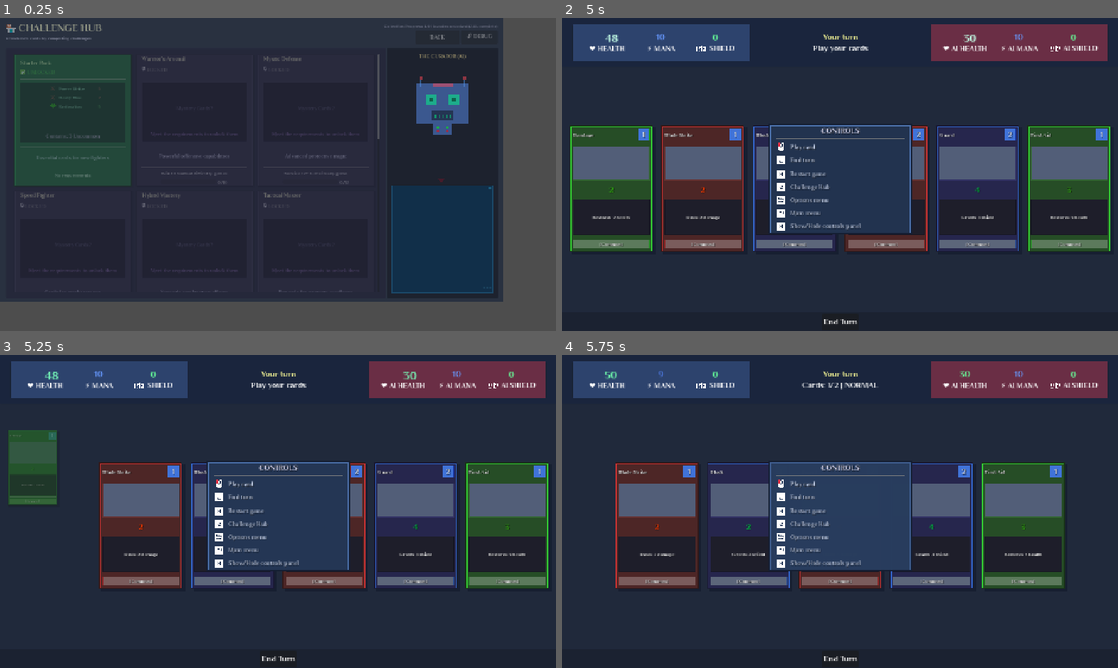
Above: before the commit, frames 1-4 (two rows, left to right).
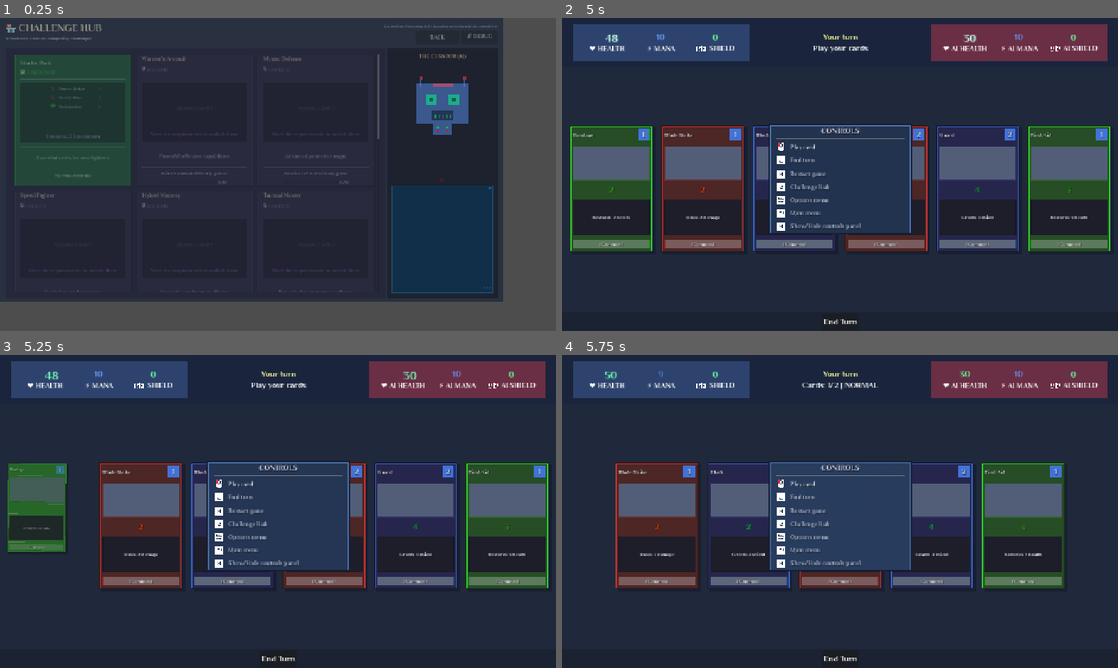
Above: after the commit, the same moments.

Repository: lextrack/Card-Vault-Keeper-Arena
Game: Godot game, scene res://scenes/ChallengeHub.tscn
Two runs of this game, one before a commit and one after it. Both use one fixed random seed, a clock stepped at 60 frames per second and the inputs below. This scene is started directly instead of the project's main scene. Video files are missing from this copy of the repository; at most half a second of black plays in their place. Sound files missing from this copy of the repository are replaced by a short silence.
Inputs (mouse positions are in pixels of both pictures, inside the frame that each line leads up to):
- Up to frame 1 (0.25 s): no input
- Up to frame 2 (5 s): tap Enter (game_select) at 0.5 s; move the mouse to (962, 158) at 0.52 s; hold Right (ui_right) 0.53-1.28 s; hold C (ChallengeHub_access) 0.53-1.28 s; click (962, 158) at 0.67 s; move the mouse to (728, 190) at 1.27 s; hold Escape (game_back) 1.28-2 s; tap Space (end_turn_specific) at 1.35 s; click (728, 190) at 1.42 s; click "START GAME" at 2 s; click "START GAME" at 2.75 s; click "PLAY NORMAL" at 3.5 s; move the mouse to (895, 105) at 4.27 s; hold Right (ui_right) from 4.28 s (still down); hold H (game_controls) from 4.28 s (still down); click (895, 105) at 4.42 s
- Up to frame 3 (5.25 s): move the mouse to (50, 524) at 5.02 s; release Right (ui_right) at 5.03 s; release H (game_controls) at 5.03 s; hold Up (ui_up) from 5.03 s (still down); tap Enter (game_select) at 5.1 s; click (50, 524) at 5.17 s
- Up to frame 4 (5.75 s): keep holding Up (ui_up)

Frames 1-2 are identical in both runs. In frame 3, 2.8% of the frame differs, in the area x 1-12%, y 24-63%; in frame 4, nothing differs.

Commit message:
Minor changes in UIManager, Card and InputManager

Diff:
--- a/scripts/Card.gd
+++ b/scripts/Card.gd
@@ -31,25 +31,15 @@
 var is_hovered: bool = false
 var is_playable: bool = true
 var is_being_played: bool = false
-var animation_in_progress: bool = false
-var has_played_epic_animation: bool = false
-var input_method_override: String = ""
-
-var gamepad_selection_applied: bool = false
-var gamepad_hover_active: bool = false
-
+var gamepad_selected: bool = false
 var current_tween: Tween
 
-const HOVER_SCALE_MULTIPLIER = 1.06
-const GAMEPAD_SCALE_MULTIPLIER = 1.08
-const GAMEPAD_SELECTION_SCALE_MULTIPLIER = 1.12
-const ANIMATION_SPEED_FAST = 0.12
-const ANIMATION_SPEED_NORMAL = 0.18
-const ANIMATION_SPEED_SLOW = 0.25
+const HOVER_SCALE = 1.07
+const GAMEPAD_SCALE = 1.07
+const ANIMATION_SPEED = 0.15
 
 func _ready():
 	original_scale = scale
-	original_position = position
 
 	if card_data:
 		update_display()
@@ -66,134 +56,65 @@
 	return card_data
 
 func animate_mana_insufficient():
-	if not _can_animate():
-		return
-
-	_start_animation()
-	_kill_current_tween()
-
-	current_tween = create_tween()
-	current_tween.set_parallel(true)
-
-	var shake_positions = [
-		original_position + Vector2(3, 0),
-		original_position + Vector2(-3, 0),
-		original_position + Vector2(2, 0),
-		original_position + Vector2(-2, 0),
-		original_position
-	]
-
-	for i in range(shake_positions.size()):
-		var delay = i * 0.04
-		current_tween.tween_property(self, "position", shake_positions[i], 0.04).set_delay(delay)
-
-	var error_color = Color.RED
-	var original_cost_color = get_card_type_colors(card_data.card_type).cost_bg
-
-	current_tween.tween_property(cost_bg, "color", error_color, 0.1)
-	current_tween.tween_property(cost_label, "modulate", Color(1.5, 0.3, 0.3, 1.0), 0.1)
-	current_tween.tween_property(card_border, "modulate", Color(1.3, 0.5, 0.5, 1.0), 0.1)
-
-	current_tween.tween_property(cost_bg, "color", original_cost_color, 0.15).set_delay(0.15)
-	current_tween.tween_property(cost_label, "modulate", Color.WHITE, 0.15).set_delay(0.15)
-	current_tween.tween_property(card_border, "modulate", Color.WHITE, 0.15).set_delay(0.15)
-
-	await current_tween.finished
-	_end_animation()
+	if is_being_played:
+		return
+
+	_stop_current_tween()
+	current_tween = create_tween()
+	current_tween.set_parallel(true)
+
+	current_tween.tween_property(self, "rotation", deg_to_rad(3), 0.05)
+	current_tween.tween_property(self, "rotation", deg_to_rad(-3), 0.05).set_delay(0.05)
+	current_tween.tween_property(self, "rotation", 0.0, 0.05).set_delay(0.1)
+	current_tween.tween_property(cost_bg, "color", Color.RED, 0.1)
+	current_tween.tween_property(cost_bg, "color", get_card_type_colors(card_data.card_type).cost_bg, 0.1).set_delay(0.1)
 
 func apply_gamepad_selection_style():
-	if gamepad_selection_applied or not _can_animate() or is_being_played:
-		return
-
-	if is_hovered:
-		_remove_hover_effects()
-		is_hovered = false
-
-	gamepad_selection_applied = true
-	gamepad_hover_active = true
-
-	_kill_current_tween()
-
-	current_tween = create_tween()
-	current_tween.set_parallel(true)
-
-	current_tween.tween_property(self, "scale", original_scale * GAMEPAD_SELECTION_SCALE_MULTIPLIER, ANIMATION_SPEED_FAST).set_ease(Tween.EASE_OUT).set_trans(Tween.TRANS_BACK)
-	current_tween.tween_property(self, "z_index", 10, 0.05)
-
-	var gamepad_modulate = Color(1.15, 1.15, 1.1, 1.0) if is_playable else Color(0.8, 0.8, 0.9, 1.0)
-	current_tween.tween_property(self, "modulate", gamepad_modulate, ANIMATION_SPEED_FAST)
-
-	var border_glow = Color(1.3, 1.3, 1.2, 1.0)
-	current_tween.tween_property(card_border, "modulate", border_glow, ANIMATION_SPEED_FAST)
-
-	current_tween.finished.connect(func():
-		if gamepad_selection_applied and not animation_in_progress:
-			_start_gamepad_pulse_animation()
-	)
-
-func _start_gamepad_pulse_animation():
-	if not gamepad_selection_applied or animation_in_progress:
-		return
-
-	_kill_current_tween()
-	current_tween = create_tween()
-	current_tween.set_loops()
-
-	var pulse_scale_min = original_scale * 1.06
-	var pulse_scale_max = original_scale * 1.10
-
-	current_tween.tween_property(self, "scale", pulse_scale_max, 0.8).set_ease(Tween.EASE_IN_OUT)
-	current_tween.tween_property(self, "scale", pulse_scale_min, 0.8).set_ease(Tween.EASE_IN_OUT)
+	if gamepad_selected or is_being_played:
+		return
+
+	gamepad_selected = true
+	is_hovered = false
+
+	_stop_current_tween()
+	current_tween = create_tween()
+	current_tween.set_parallel(true)
+
+	current_tween.tween_property(self, "scale", original_scale * GAMEPAD_SCALE, ANIMATION_SPEED)
+	current_tween.tween_property(self, "z_index", 10, ANIMATION_SPEED)
+	current_tween.tween_property(self, "modulate", Color(1.1, 1.1, 1.0, 1.0), ANIMATION_SPEED)
+	current_tween.tween_property(card_border, "modulate", Color(1.2, 1.2, 1.0, 1.0), ANIMATION_SPEED)
 
 func remove_gamepad_selection_style():
-	if not gamepad_selection_applied:
-		return
-
-	gamepad_selection_applied = false
-	gamepad_hover_active = false
-
-	_kill_current_tween()
-
-	current_tween = create_tween()
-	current_tween.set_parallel(true)
-
-	current_tween.tween_property(self, "scale", original_scale, ANIMATION_SPEED_NORMAL).set_ease(Tween.EASE_OUT)
-	current_tween.tween_property(self, "z_index", 0, ANIMATION_SPEED_FAST)
-	current_tween.tween_property(card_border, "modulate", Color.WHITE, ANIMATION_SPEED_NORMAL)
+	if not gamepad_selected:
+		return
+
+	gamepad_selected = false
+
+	_stop_current_tween()
+	current_tween = create_tween()
+	current_tween.set_parallel(true)
+
+	current_tween.tween_property(self, "scale", original_scale, ANIMATION_SPEED)
+	current_tween.tween_property(self, "z_index", 0, ANIMATION_SPEED)
+	current_tween.tween_property(card_border, "modulate", Color.WHITE, ANIMATION_SPEED)
 
 	var target_modulate = Color.WHITE if is_playable else Color(0.4, 0.4, 0.4, 0.7)
-	current_tween.tween_property(self, "modulate", target_modulate, ANIMATION_SPEED_NORMAL)
+	current_tween.tween_property(self, "modulate", target_modulate, ANIMATION_SPEED)
 
 func play_disabled_animation():
-	if not _can_animate():
-		return
-
-	_start_animation()
-	_kill_current_tween()
-
-	current_tween = create_tween()
-	current_tween.set_parallel(true)
-
-	var shake_positions = [
-		original_position + Vector2(2, 0),
-		original_position + Vector2(-2, 0),
-		original_position + Vector2(1, 0),
-		original_position + Vector2(-1, 0),
-		original_position
-	]
-
-	for i in range(shake_positions.size()):
-		var delay = i * 0.05
-		current_tween.tween_property(self, "position", shake_positions[i], 0.05).set_delay(delay)
-
-	var original_modulate = modulate
-	var disabled_color = Color(1.2, 0.8, 0.8, 1.0)
-
-	current_tween.tween_property(self, "modulate", disabled_color, 0.1)
-	current_tween.tween_property(self, "modulate", original_modulate, 0.15).set_delay(0.1)
-
-	await current_tween.finished
-	_end_animation()
+	if is_being_played:
+		return
+
+	_stop_current_tween()
+	current_tween = create_tween()
+	current_tween.set_parallel(true)
+
+	current_tween.tween_property(self, "rotation", deg_to_rad(2), 0.05)
+	current_tween.tween_property(self, "rotation", deg_to_rad(-2), 0.05).set_delay(0.05)
+	current_tween.tween_property(self, "rotation", 0.0, 0.05).set_delay(0.1)
+	current_tween.tween_property(self, "modulate", Color(1.2, 0.8, 0.8, 1.0), 0.1)
+	current_tween.tween_property(self, "modulate", Color.WHITE if is_playable else Color(0.4, 0.4, 0.4, 0.7), 0.1).set_delay(0.1)
 
 func play_card_animation():
 	if is_being_played:
@@ -201,46 +122,35 @@
 
 	is_being_played = true
 	card_played.emit(self)
-	_kill_current_tween()
-
-	current_tween = create_tween()
-	current_tween.set_parallel(true)
-
-	current_tween.tween_property(self, "position", position + Vector2(0, -80), 0.12).set_ease(Tween.EASE_IN).set_trans(Tween.TRANS_BACK)
-	current_tween.tween_property(self, "scale", Vector2(0.6, 0.6), 0.12).set_ease(Tween.EASE_IN)
-	current_tween.tween_property(self, "modulate:a", 0.0, 0.18).set_ease(Tween.EASE_IN)
+
+	_stop_current_tween()
+	current_tween = create_tween()
+	current_tween.set_parallel(true)
+
+	current_tween.tween_property(self, "scale", Vector2(0.3, 0.3), 0.3)
+	current_tween.tween_property(self, "modulate", Color.TRANSPARENT, 0.3)
+	current_tween.tween_property(self, "rotation", deg_to_rad(1), 0.2)
 
 	await current_tween.finished
 	queue_free()
 
 func _on_mouse_entered():
-	if is_being_played or mouse_filter == Control.MOUSE_FILTER_IGNORE:
+	if is_being_played or gamepad_selected or mouse_filter == Control.MOUSE_FILTER_IGNORE:
 		return
 
 	var main_scene_node = get_tree().get_first_node_in_group("main_scene")
 	var input_manager = main_scene_node.input_manager if main_scene_node else null
 
-	if input_manager:
-		if input_manager.gamepad_mode and gamepad_selection_applied:
-			return
-		elif input_manager.gamepad_mode:
-			input_method_override = "mouse"
-
-	if not is_hovered and is_playable and _can_animate():
+	if input_manager and input_manager.gamepad_mode:
+		return
+
+	if not is_hovered and is_playable:
 		is_hovered = true
 		card_hovered.emit(self)
 		_apply_hover_effects()
 
 func _on_mouse_exited():
-	if is_being_played or not is_hovered:
-		return
-
-	if input_method_override == "mouse":
-		input_method_override = ""
-
-	var main_scene_node = get_tree().get_first_node_in_group("main_scene")
-	var input_manager = main_scene_node.input_manager if main_scene_node else null
-	if input_manager and input_manager.gamepad_mode and gamepad_selection_applied:
+	if is_being_played or not is_hovered or gamepad_selected:
 		return
 
 	is_hovered = false
@@ -248,29 +158,27 @@
 	_remove_hover_effects()
 
 func _apply_hover_effects():
-	_kill_current_tween()
-	current_tween = create_tween()
-	current_tween.set_parallel(true)
-
-	current_tween.tween_property(self, "scale", original_scale * HOVER_SCALE_MULTIPLIER, ANIMATION_SPEED_FAST).set_ease(Tween.EASE_OUT).set_trans(Tween.TRANS_QUART)
-	current_tween.tween_property(self, "z_index", 5, 0.05)
-
-	var hover_modulate = Color(1.08, 1.08, 1.08, 1.0)
-	current_tween.tween_property(self, "modulate", hover_modulate, ANIMATION_SPEED_FAST)
+	_stop_current_tween()
+	current_tween = create_tween()
+	current_tween.set_parallel(true)
+
+	current_tween.tween_property(self, "scale", original_scale * HOVER_SCALE, ANIMATION_SPEED)
+	current_tween.tween_property(self, "z_index", 5, ANIMATION_SPEED)
+	current_tween.tween_property(self, "modulate", Color(1.05, 1.05, 1.05, 1.0), ANIMATION_SPEED)
 
 func _remove_hover_effects():
-	_kill_current_tween()
-	current_tween = create_tween()
-	current_tween.set_parallel(true)
-
-	current_tween.tween_property(self, "scale", original_scale, ANIMATION_SPEED_NORMAL).set_ease(Tween.EASE_OUT)
-	current_tween.tween_property(self, "z_index", 0, ANIMATION_SPEED_FAST)
+	_stop_current_tween()
+	current_tween = create_tween()
+	current_tween.set_parallel(true)
+
+	current_tween.tween_property(self, "scale", original_scale, ANIMATION_SPEED)
+	current_tween.tween_property(self, "z_index", 0, ANIMATION_SPEED)
 
 	var target_modulate = Color.WHITE if is_playable else Color(0.4, 0.4, 0.4, 0.7)
-	current_tween.tween_property(self, "modulate", target_modulate, ANIMATION_SPEED_NORMAL)
+	current_tween.tween_property(self, "modulate", target_modulate, ANIMATION_SPEED)
 
 func has_gamepad_selection_applied() -> bool:
-	return gamepad_selection_applied
+	return gamepad_selected
 
 func set_playable(playable: bool):
 	if is_being_played:
@@ -278,7 +186,7 @@
 
 	is_playable = playable
 
-	_kill_current_tween()
+	_stop_current_tween()
 	current_tween = create_tween()
 
 	if playable:
@@ -286,39 +194,26 @@
 		mouse_filter = Control.MOUSE_FILTER_PASS
 		set_mouse_filter_recursive(self)
 	else:
-		current_tween.tween_property(self, "modulate", Color(0.4, 0.4, 0.4, 0.7), 0.15)
-		if not gamepad_selection_applied:
+		current_tween.tween_property(self, "modulate", Color(0.4, 0.4, 0.4, 0.7), 0.2)
+		if not gamepad_selected:
 			mouse_filter = Control.MOUSE_FILTER_IGNORE
 
 		if is_hovered:
 			_remove_hover_effects()
 			is_hovered = false
 
-func _can_animate() -> bool:
-	return not is_being_played and not animation_in_progress
-
-func _start_animation():
-	animation_in_progress = true
-
-func _end_animation():
-	animation_in_progress = false
-
-func _kill_current_tween():
-	if current_tween and current_tween.is_valid():
-		current_tween.kill()
-		current_tween = null
-
 func force_reset_visual_state():
-	_kill_current_tween()
-
-	gamepad_selection_applied = false
-	gamepad_hover_active = false
-	animation_in_progress = false
-	input_method_override = ""
+	_stop_current_tween()
+
+	gamepad_selected = false
+	is_hovered = false
 
 	scale = original_scale
 	z_index = 0
 	rotation = 0.0
+
+	if card_border:
+		card_border.modulate = Color.WHITE
 
 	if is_playable:
 		modulate = Color.WHITE
@@ -326,21 +221,22 @@
 		set_mouse_filter_recursive(self)
 	else:
 		modulate = Color(0.4, 0.4, 0.4, 0.7)
-		if not is_hovered:
-			mouse_filter = Control.MOUSE_FILTER_IGNORE
-
-	if card_border:
-		card_border.modulate = Color.WHITE
+		mouse_filter = Control.MOUSE_FILTER_IGNORE
 
 func _on_card_input(event: InputEvent):
 	if event is InputEventMouseButton and event.pressed and event.button_index == MOUSE_BUTTON_LEFT:
-		if not _can_animate():
+		if is_being_played:
 			return
 
 		if is_playable:
 			card_clicked.emit(self)
 		else:
 			animate_mana_insufficient()
+
+func _stop_current_tween():
+	if current_tween and current_tween.is_valid():
+		current_tween.kill()
+		current_tween = null
 
 func update_display():
 	name_label.text = card_data.card_name
@@ -508,4 +404,4 @@
 func _notification(what):
 	if what == NOTIFICATION_PREDELETE:
 		is_being_played = true
-		_kill_current_tween()
+		_stop_current_tween()
--- a/scripts/InputManager.gd
+++ b/scripts/InputManager.gd
@@ -162,23 +162,30 @@
 			CursorManager.set_gamepad_mode(true)
 
 			if main_scene.is_player_turn and main_scene.player and is_input_enabled():
-				gamepad_mode = true
-				_update_ui_for_gamepad_mode()
+				_switch_to_gamepad_mode()
 
 	elif event is InputEventMouse:
-		if current_time - last_interaction_time > 0.2:
+		if current_time - last_interaction_time > 0.1:
 			if last_input_was_gamepad:
 				last_input_was_gamepad = false
 				last_interaction_time = current_time
 				CursorManager.set_gamepad_mode(false)
 
 				if main_scene.is_player_turn and main_scene.player and is_input_enabled():
-					gamepad_mode = false
-					_update_ui_for_gamepad_mode()
+					_switch_to_mouse_mode()
 
 	elif event is InputEventKey and event.pressed:
-		if not last_input_was_gamepad and current_time - last_interaction_time > 0.5:
+		if not last_input_was_gamepad and current_time - last_interaction_time > 0.3:
 			last_interaction_time = current_time
+
+func _switch_to_gamepad_mode():
+	gamepad_mode = true
+	_update_ui_for_gamepad_mode()
+	main_scene.audio_helper.play_ui_click_sound()
+
+func _switch_to_mouse_mode():
+	gamepad_mode = false
+	_update_ui_for_gamepad_mode()
 
 func _update_ui_for_gamepad_mode():
 	if not is_input_enabled():
@@ -235,17 +242,19 @@
 		return
 
 	if not main_scene.player.can_play_more_cards():
+		main_scene.audio_helper.play_error_sound() if main_scene.audio_helper.has_method("play_error_sound") else main_scene.audio_helper.play_ui_click_sound()
 		return
 
 	var selected_card = main_scene.ui_manager.get_selected_card()
 	if selected_card:
 		if not main_scene.player.can_play_card(selected_card.card_data):
+			selected_card.animate_mana_insufficient()
 			return
 
 		input_processing = true
 		main_scene._on_card_clicked(selected_card)
 
-		main_scene.get_tree().create_timer(0.1).timeout.connect(func():
+		main_scene.get_tree().create_timer(0.05).timeout.connect(func():
 			input_processing = false
 		)
 
--- a/scripts/UIManager.gd
+++ b/scripts/UIManager.gd
@@ -19,9 +19,10 @@
 var original_ui_position: Vector2
 var is_screen_shaking: bool = false
 
-var current_hand_hash: String = ""
+var current_hand_hash: int = 0
 var gamepad_selection_active: bool = false
 var last_playability_state: Array = []
+var ui_update_pending: bool = false
 
 var player_turn_color = Color(0.08, 0.13, 0.18, 0.9)
 var ai_turn_color = Color(0.15, 0.08, 0.08, 0.9)
@@ -44,13 +45,14 @@
 	top_panel_bg = main_scene.top_panel_bg
 	ui_layer = main_scene.ui_layer
 
-func _generate_hand_hash(hand: Array) -> String:
-	var hash_string = ""
+func _generate_hand_hash(hand: Array) -> int:
+	var hash = 0
 	for i in range(hand.size()):
 		var card = hand[i]
 		if card is CardData:
-			hash_string += str(i) + "_" + card.card_name + "_" + str(card.cost) + "_"
-	return hash_string
+			hash = hash * 31 + card.get_instance_id()
+			hash = hash * 17 + card.cost
+	return hash
 
 func _has_hand_changed(player: Player) -> bool:
 	if not player or not player.hand:
@@ -284,6 +286,16 @@
 	if not player or not card_scene or not hand_container or not player.hand:
 		return
 
+	request_ui_update(player, card_scene, hand_container)
+
+func request_ui_update(player: Player, card_scene: PackedScene, hand_container: Container):
+	if not ui_update_pending:
+		ui_update_pending = true
+		_process_ui_updates(player, card_scene, hand_container)
+
+func _process_ui_updates(player: Player, card_scene: PackedScene, hand_container: Container):
+	ui_update_pending = false
+
 	var should_preserve_gamepad_selection = gamepad_selection_active and main_scene.is_player_turn
 	var old_selected_index = selected_card_index
 
@@ -307,6 +319,18 @@
 
 func _rebuild_hand_display(player: Player, card_scene: PackedScene, hand_container: Container):
 	for child in hand_container.get_children():
+		if child.has_signal("card_clicked"):
+			if child.card_clicked.is_connected(main_scene._on_card_clicked):
+				child.card_clicked.disconnect(main_scene._on_card_clicked)
+		if child.has_signal("card_hovered"):
+			if child.card_hovered.is_connected(_on_card_gamepad_hovered):
+				child.card_hovered.disconnect(_on_card_gamepad_hovered)
+		if child.has_signal("card_unhovered"):
+			if child.card_unhovered.is_connected(_on_card_gamepad_unhovered):
+				child.card_unhovered.disconnect(_on_card_gamepad_unhovered)
+		if child.has_signal("mouse_entered"):
+			if child.mouse_entered.is_connected(_on_card_hover):
+				child.mouse_entered.disconnect(_on_card_hover)
 		child.queue_free()
 
 	card_instances.clear()
@@ -513,15 +537,22 @@
 	gamepad_selection_active = true
 	_clear_all_gamepad_selection_styles()
 
+	# CORREGIDO: Asegurar que selected_card_index esté en rango válido
+	if card_instances.size() > 0:
+		selected_card_index = clamp(selected_card_index, 0, card_instances.size() - 1)
+
+		# NUEVO: Aplicar inmediatamente el efecto visual a la carta seleccionada
+		var selected_card = card_instances[selected_card_index]
+		if is_instance_valid(selected_card) and selected_card_index < player.hand.size():
+			selected_card.apply_gamepad_selection_style()
+
+	# Configurar el resto de cartas
 	for i in range(card_instances.size()):
 		var card = card_instances[i]
 		if not is_instance_valid(card) or i >= player.hand.size():
 			continue
 
-		if i == selected_card_index:
-			if card.has_method("apply_gamepad_selection_style"):
-				card.apply_gamepad_selection_style()
-		else:
+		if i != selected_card_index:  # Solo procesar las NO seleccionadas
 			card.z_index = 0
 			var can_play = player.can_play_card(player.hand[i])
 			card.set_playable(can_play)
